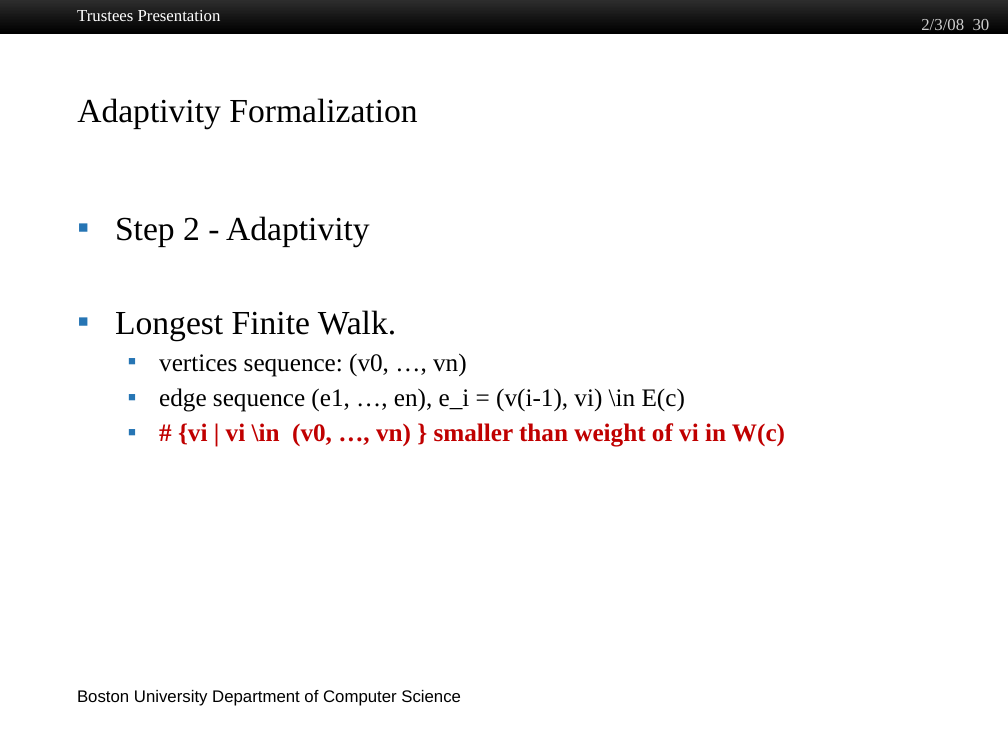
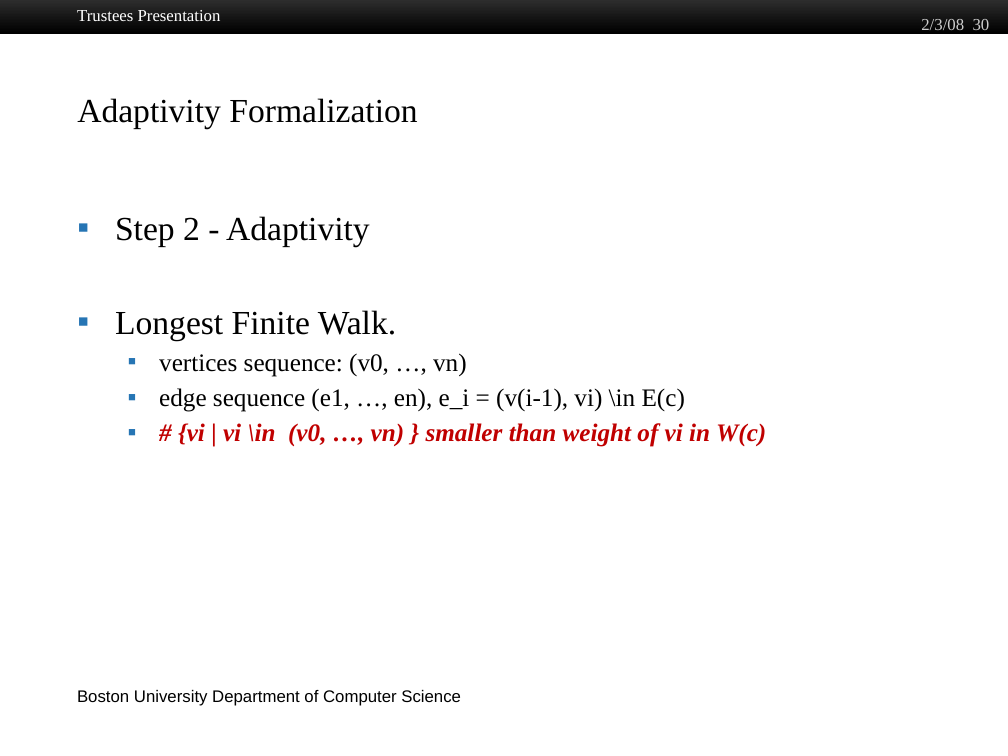
Before and after one commit to jiawenliu/PhD, a slide deck: slide 30 of CS/Prospectus/Slides/Jiawen Liu.pptx. Drawn at 1008x756 pixels with LibreOffice and Linux fonts; fonts in the diff are those of the drawing; background and template pictures are left out. Boxes give left, top, right and bottom in pixels: in the first picture for what was removed or moved away, otherwise in the second. Text is boxed around its words. In the diff, an @@ line names an element or a change of style, - is before the commit and + after.

```diff
--- a/CS/Prospectus/Slides/Jiawen Liu.pptx
+++ b/CS/Prospectus/Slides/Jiawen Liu.pptx
@@ text at (178, 423, 766, 447): italic on in "# {vi | vi \in (v0, …, ..." @@
```
Also in this commit, not shown: 12 other slides changed, 19 other files.
